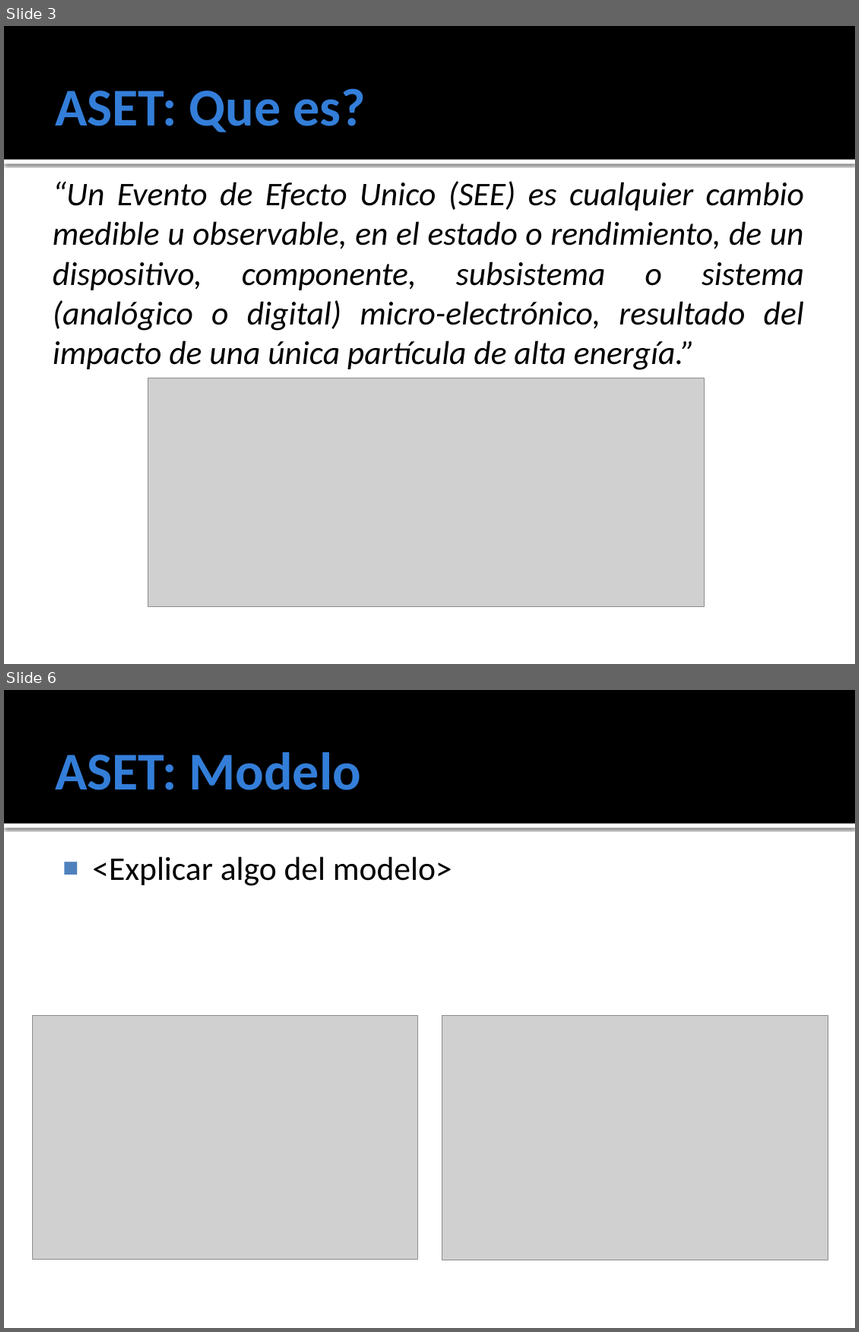
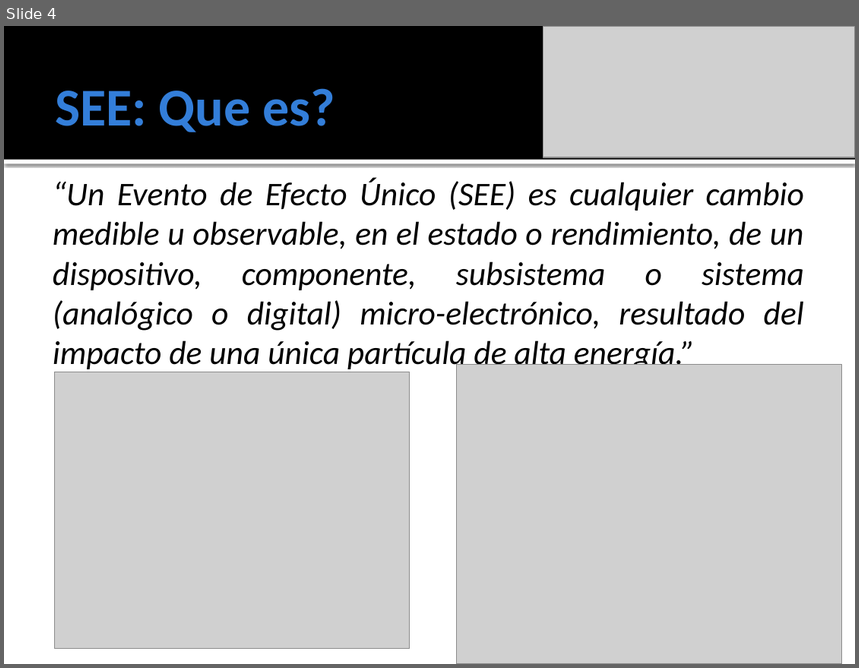
Before and after one commit to ginotkj/fiocs, a slide deck: Documentation/Documentacion/PRESENTACION.pptx. Shown one above the other, each under a label of ours: slides 3 and 6 before the commit, slide 4 after it; the slides between them are not shown. The pictures are 859x1332 and 859x668 pixels, drawn with LibreOffice and Linux fonts; fonts in the diff are those of the drawing; grey boxes stand for pictures. Boxes give left, top, right and bottom in pixels: in the first picture for what was removed or moved away, otherwise in the second. Text is boxed around its words. In the diff, an @@ line names an element or a change of style, - is before the commit and + after.

```diff
--- a/Documentation/Documentacion/PRESENTACION.pptx
+++ b/Documentation/Documentacion/PRESENTACION.pptx
@@ slide 6 removed at [4, 690, 855, 1328], background #FFFFFF; not listed: 2 template elements that a slide beside it also shows @@
@@ title removed at [55, 752, 361, 790] @@
-ASET: Modelo
@@ text removed at [92, 856, 452, 886] @@
-■ <Explicar algo del modelo>
@@ picture removed at [32, 1016, 417, 1260] @@
@@ picture removed at [442, 1016, 828, 1260] @@
@@ what was slide 3 is now slide 4 @@
@@ slide 4 changed as well @@
@@ picture added at [544, 26, 855, 158] @@
@@ title at [55, 88, 335, 132]: text changed @@
-ASET: Que es?
+SEE: Que es?
@@ text at [53, 178, 804, 373]: text changed @@
-“Un Evento de Efecto Unico (SEE) es cualquier cambio medible u observable, en el estado o rendimiento, de un dispositivo, componente, subsistema o sistema (analógico o digital) micro-electrónico, resultado del impacto de una única partícula de alta energía.”
+“Un Evento de Efecto Único (SEE) es cualquier cambio medible u observable, en el estado o rendimiento, de un dispositivo, componente, subsistema o sistema (analógico o digital) micro-electrónico, resultado del impacto de una única partícula de alta energía.”
@@ picture added at [456, 365, 842, 664] @@
@@ picture added at [54, 372, 409, 648] @@
@@ picture removed at [148, 379, 705, 607] @@
```
Also in this commit, not shown: 4 other slides changed, 10 slides added, 9 other slides removed.
